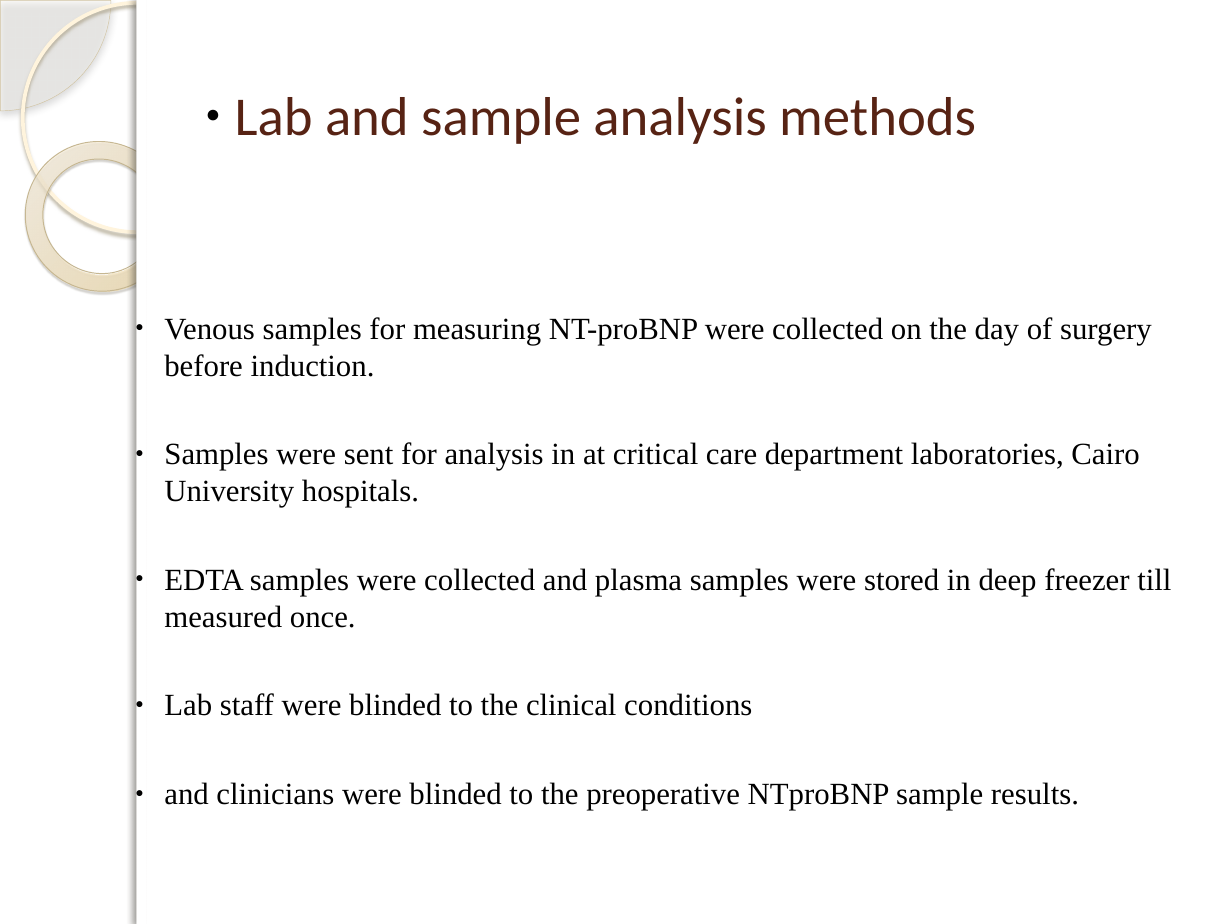
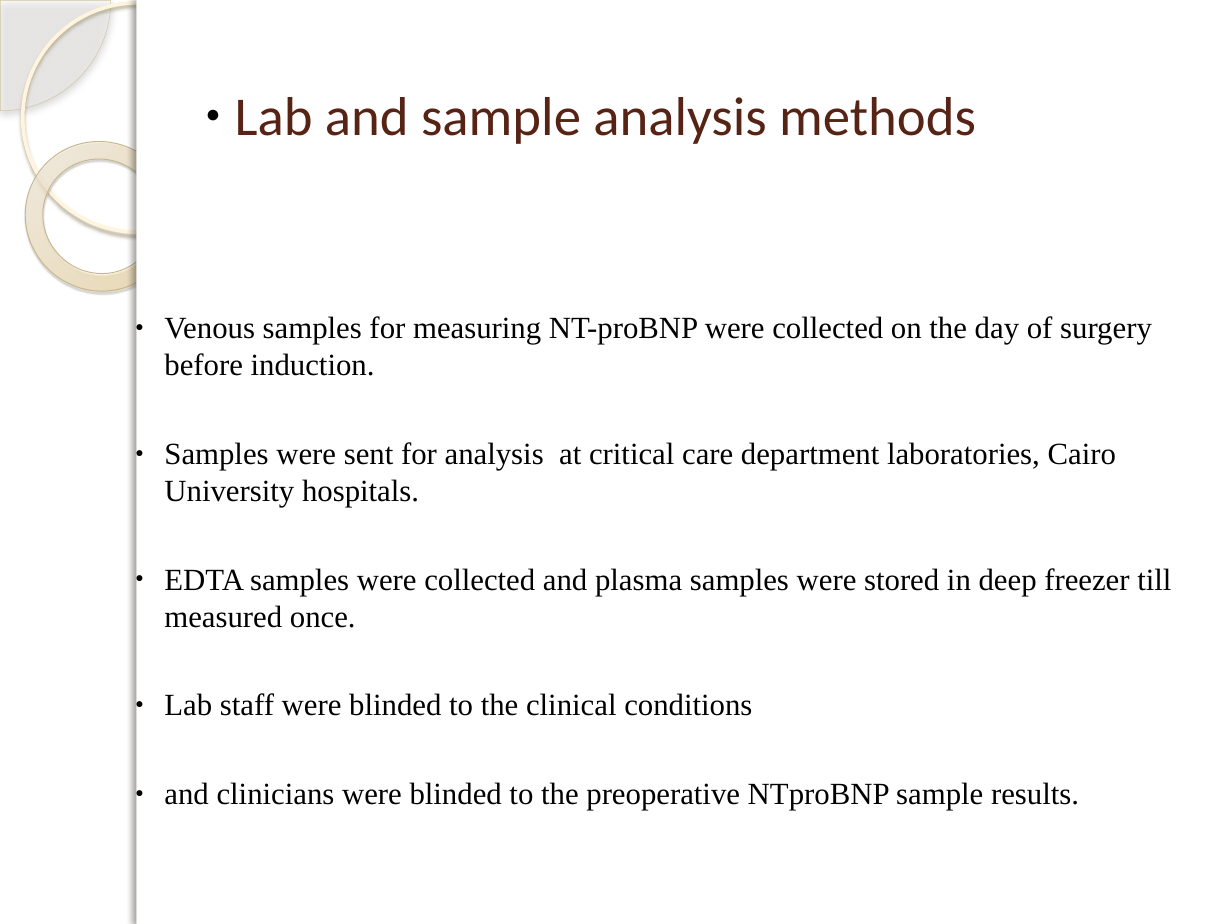
Before and after one commit to DrIbrahimAli/MDThesis, a slide deck: slide 19 of presentation/presentation.pptx (slide 15 before the commit). Drawn at 1232x924 pixels with LibreOffice and Linux fonts; fonts in the diff are those of the drawing; background and template pictures are left out. Boxes give left, top, right and bottom in pixels: in the first picture for what was removed or moved away, otherwise in the second. Text is boxed around its words. In the diff, an @@ line names an element or a change of style, - is before the commit and + after.

```diff
--- a/presentation/presentation.pptx
+++ b/presentation/presentation.pptx
@@ text at [164,442,1116,507]: text changed @@
-● Samples were sent for analysis in at critical care department laboratories, Cairo University hospitals.
+● Samples were sent for analysis at critical care department laboratories, Cairo University hospitals.
```
Also in this commit, not shown: 26 other slides changed, 6 slides added, 2 slides removed.
